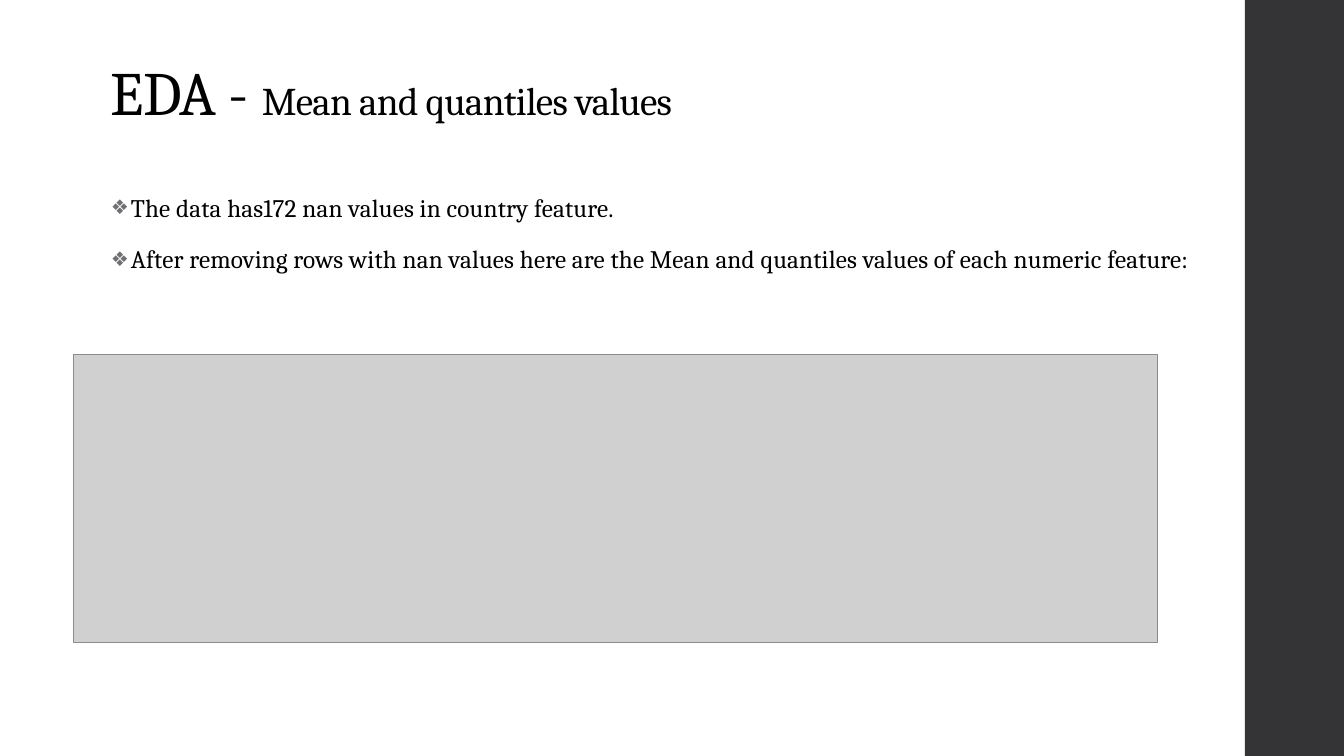
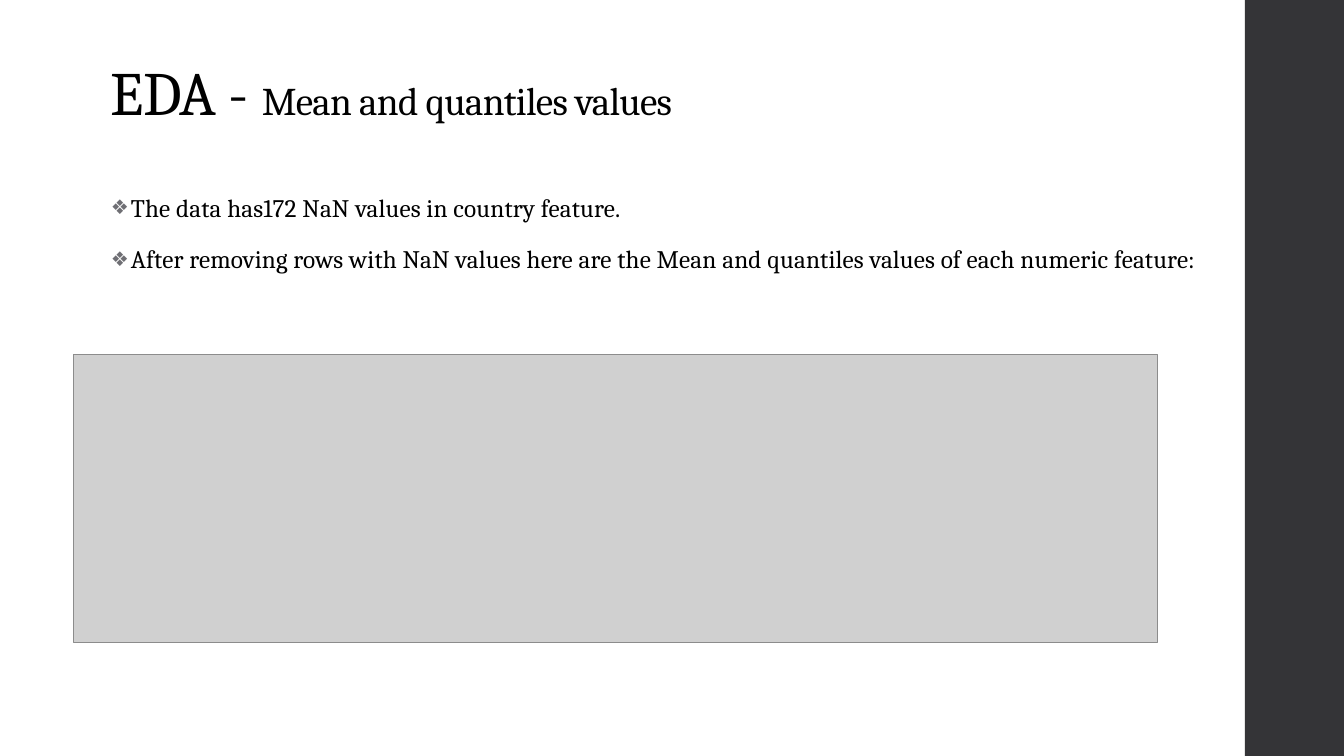
Before and after one commit to efratkohen/Big_five, a slide deck: slide 6 of Classification of the gender of Big five survey.pptx. Drawn at 1344x756 pixels with LibreOffice and Linux fonts; fonts in the diff are those of the drawing; grey boxes stand for pictures. Boxes give left, top, right and bottom in pixels: in the first picture for what was removed or moved away, otherwise in the second. Text is boxed around its words. In the diff, an @@ line names an element or a change of style, - is before the commit and + after.

```diff
--- a/Classification of the gender of Big five survey.pptx
+++ b/Classification of the gender of Big five survey.pptx
@@ text at bbox=[131, 199, 1195, 274]: text changed @@
-❖ The data has172 nan values in country feature.
-❖ After removing rows with nan values here are the Mean and quantiles values of each numeric feature:
+❖ The data has172 NaN values in country feature.
+❖ After removing rows with NaN values here are the Mean and quantiles values of each numeric feature:
```
Also in this commit, not shown: 12 other slides changed.
